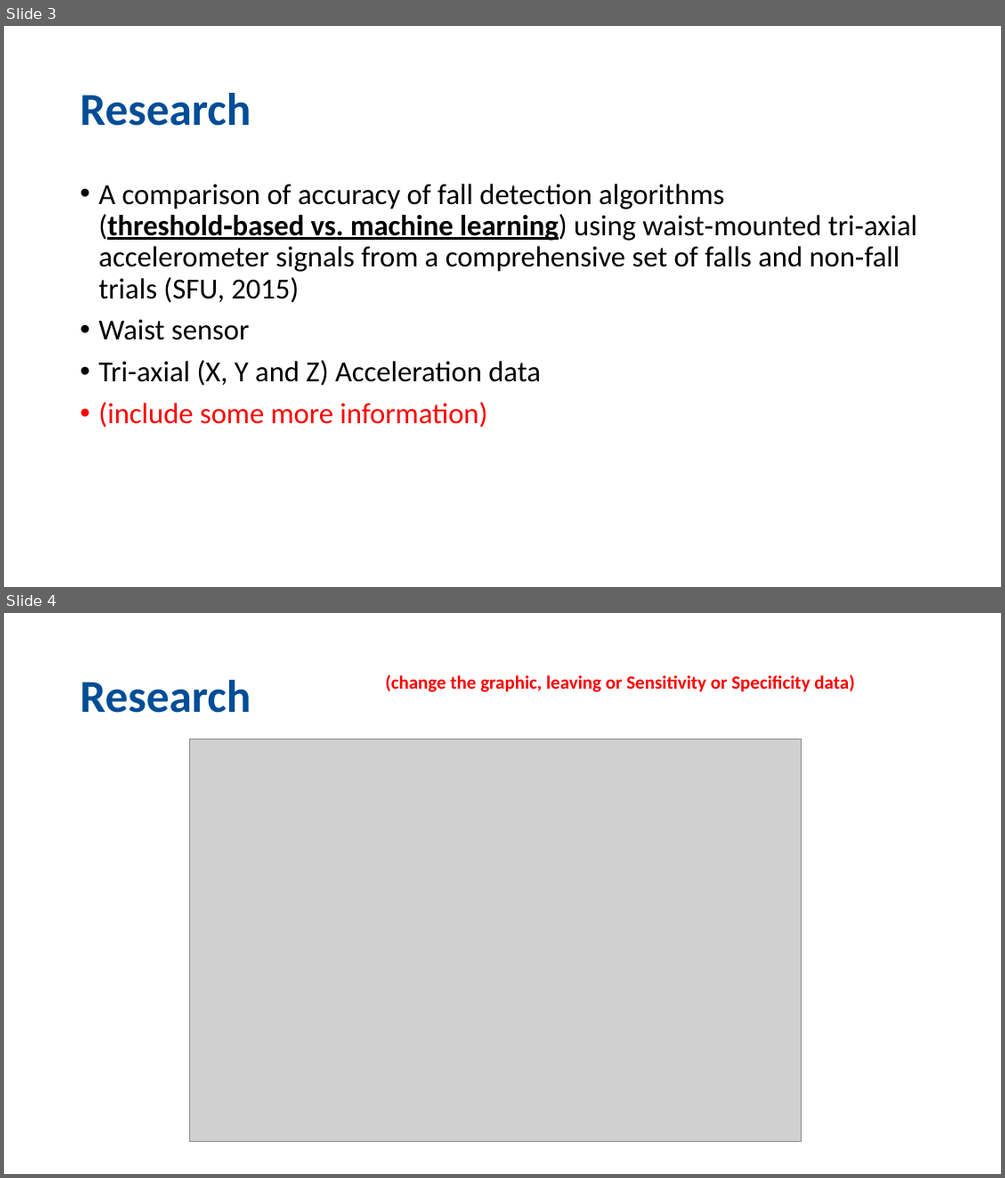
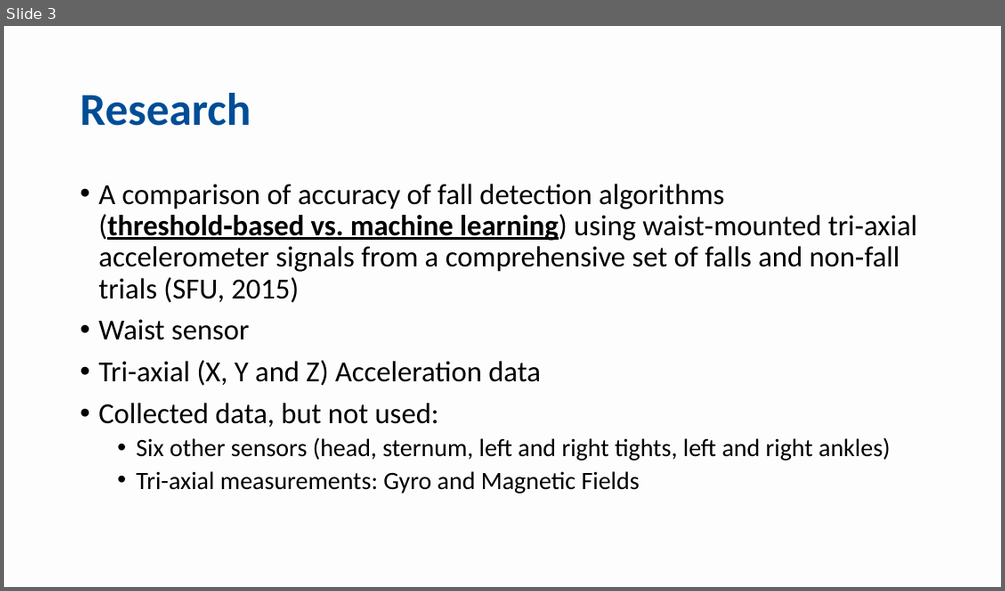
Before and after one commit to mdrmuhaimin/BigData2, a slide deck: docs/FallDetection.pptx. Shown one above the other, each under a label of ours: slides 3 and 4 before the commit, slide 3 after it. The pictures are 1005x1178 and 1005x591 pixels, drawn with LibreOffice and Linux fonts; fonts in the diff are those of the drawing; grey boxes stand for pictures. Boxes give left, top, right and bottom in pixels: in the first picture for what was removed or moved away, otherwise in the second. Text is boxed around its words. In the diff, an @@ line names an element or a change of style, - is before the commit and + after.

```diff
--- a/docs/FallDetection.pptx
+++ b/docs/FallDetection.pptx
@@ slide 4 removed at (4, 613, 1001, 1174), background #FFFFFF @@
@@ title removed at (80, 680, 251, 713) @@
-Research
@@ text removed at (385, 674, 854, 692) @@
-(change the graphic, leaving or Sensitivity or Specificity data)
@@ picture removed at (189, 739, 801, 1142) @@
@@ slide 3 changed as well @@
@@ background #FFFFFF to #FDFDFD @@
@@ text at (98, 402, 890, 493): text changed; size 28 to 24 pt; text colour #FF0000 to #000000 @@
-• (include some more information)
+• Collected data, but not used:
+  • Six other sensors (head, sternum, left and right tights, left and right ankles)
+  • Tri-axial measurements: Gyro and Magnetic Fields
```
Also in this commit, not shown: 3 other slides changed, 2 slides added, 2 other slides removed.
